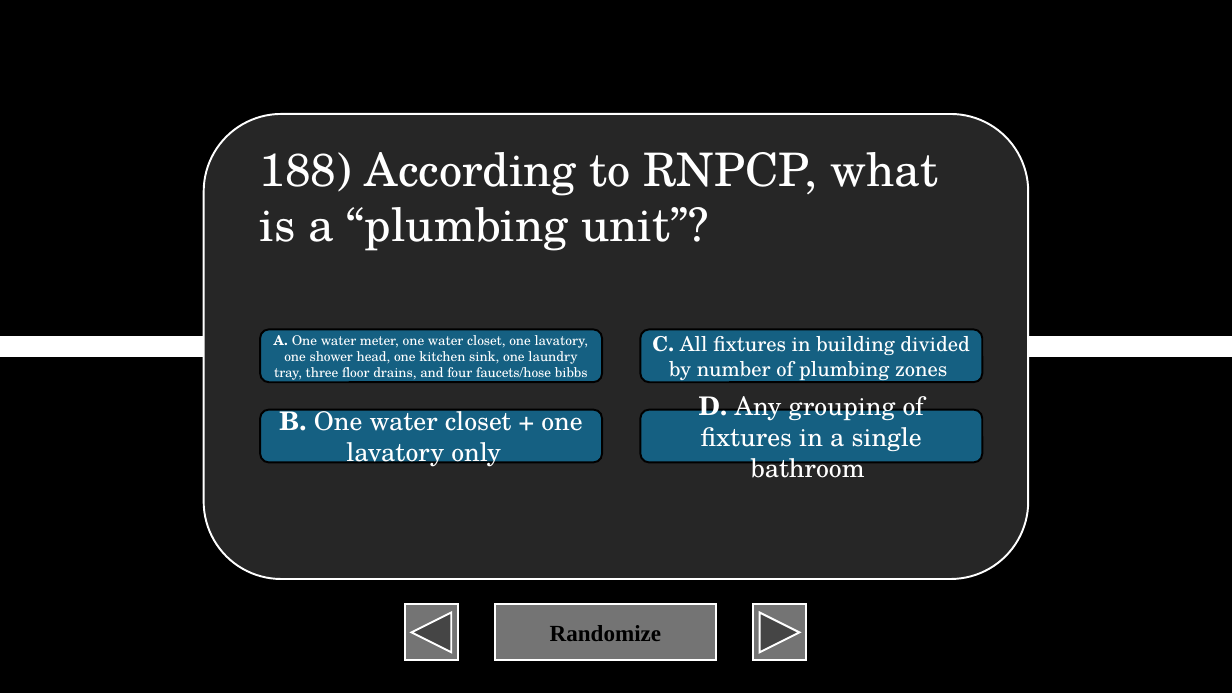
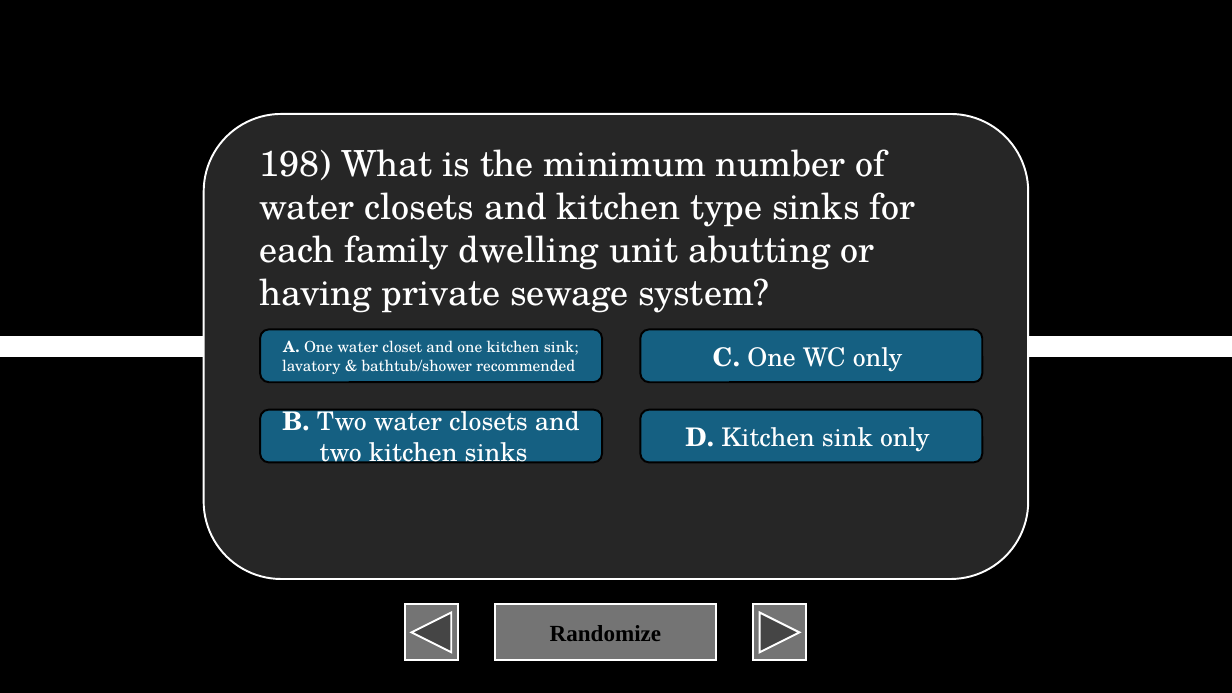
Before and after one commit to XIvanSolomonX/Archi-Reviewer, a slide deck: slide 199 of BulUti.pptm (slide 189 before the commit). Drawn at 1232x693 pixels with LibreOffice and Linux fonts; fonts in the diff are those of the drawing. Boxes give left, top, right and bottom in pixels: in the first picture for what was removed or moved away, otherwise in the second. Text is boxed around its words. In the diff, an @@ line names an element or a change of style, - is before the commit and + after.

```diff
--- a/BulUti.pptm
+++ b/BulUti.pptm
@@ text at bbox=[259, 149, 915, 313]: text changed; size 36 to 28 pt @@
-188) According to RNPCP, what is a “plumbing unit”?
+198) What is the minimum number of water closets and kitchen type sinks for each family dwelling unit abutting or having private sewage system?
@@ text in rounded rectangle at bbox=[282, 340, 579, 374]: text changed; size 10.5 to 12 pt @@
-A. One water meter, one water closet, one lavatory, one shower head, one kitchen sink, one laundry tray, three floor drains, and four faucets/hose bibbs
+A. One water closet and one kitchen sink; lavatory & bathtub/shower recommended
@@ text in rounded rectangle at bbox=[713, 347, 903, 372]: text changed; size 16 to 20 pt @@
-C. All fixtures in building divided by number of plumbing zones
+C. One WC only
@@ text in rounded rectangle at bbox=[282, 405, 580, 470]: text changed @@
-B. One water closet + one lavatory only
+B. Two water closets and two kitchen sinks
@@ text in rounded rectangle at bbox=[685, 427, 930, 452]: text changed @@
-D. Any grouping of fixtures in a single bathroom
+D. Kitchen sink only
```
Also in this commit, not shown: 16 other slides changed, 41 slides added, 4 slides removed, 2 other files.
